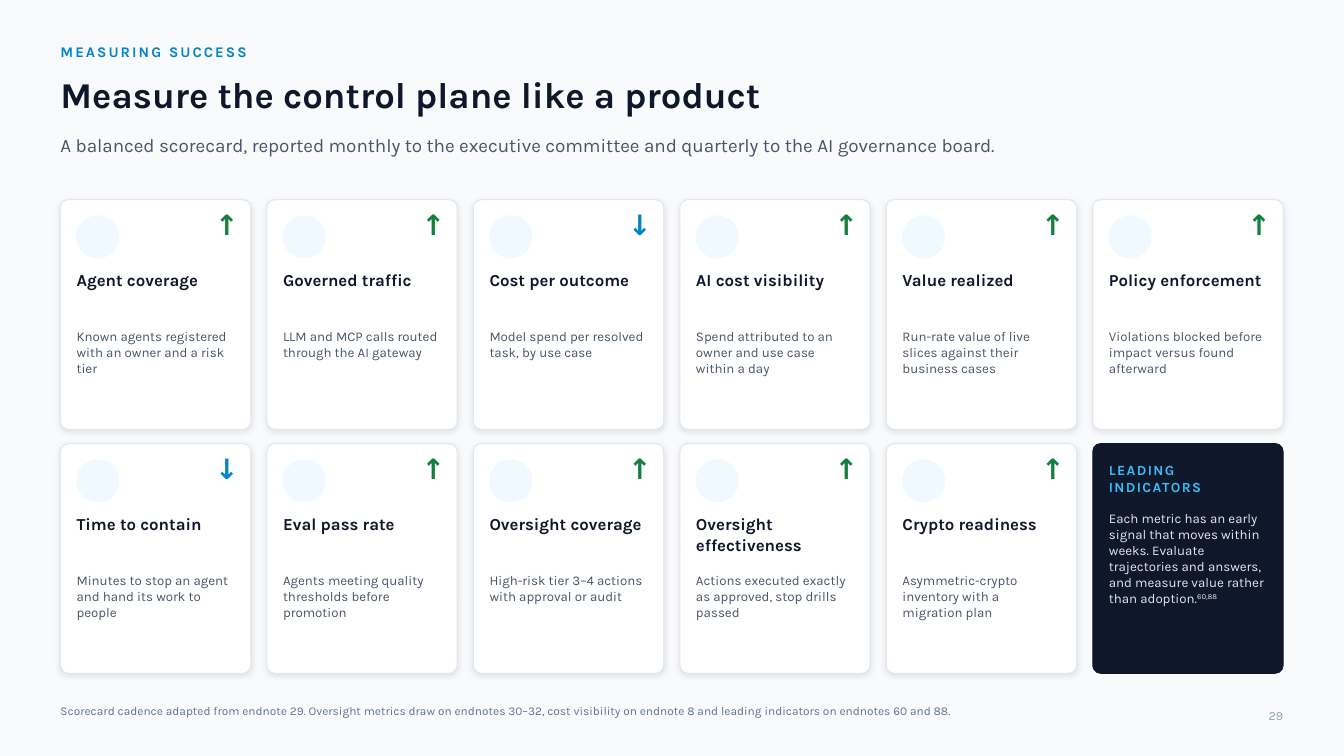
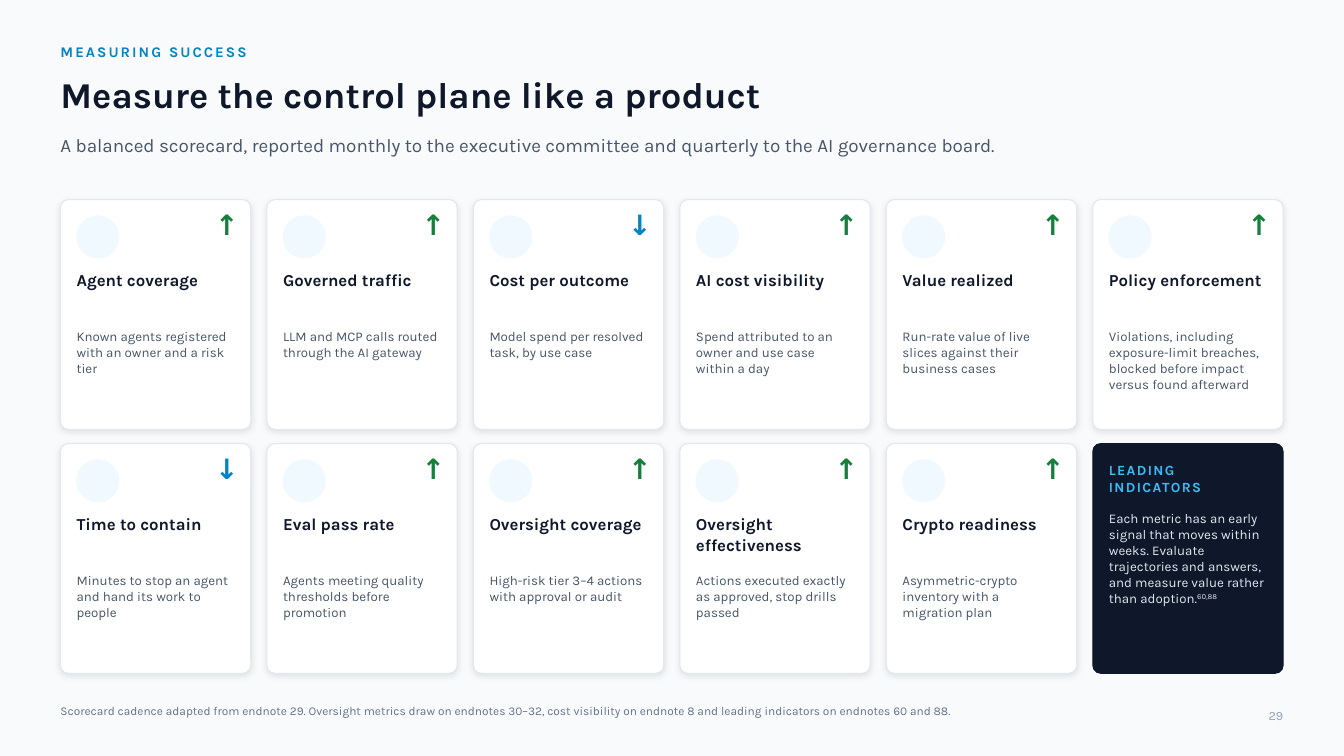
Before and after one commit to johnfisher-ai/ai-control-plane-handbook, a slide deck: slide 1 of deck/slides/the-ai-control-plane-slide-29.pptx. Drawn at 1344x756 pixels with LibreOffice and Linux fonts; fonts in the diff are those of the drawing; background and template pictures are left out. Boxes give left, top, right and bottom in pixels: in the first picture for what was removed or moved away, otherwise in the second. Text is boxed around its words. In the diff, an @@ line names an element or a change of style, - is before the commit and + after.

Commit message:
Update redirected endnote links; count exposure-limit refusals in the scorecard
Update redirected endnote links; count exposure-limit refusals in the scorecard

```diff
--- a/deck/slides/the-ai-control-plane-slide-29.pptx
+++ b/deck/slides/the-ai-control-plane-slide-29.pptx
@@ text at box(1109, 332, 1259, 389): text changed @@
-Violations blocked before impact versus found afterward
+Violations, including exposure-limit breaches, blocked before impact versus found afterward
```
Also in this commit, not shown: 9 other files.
